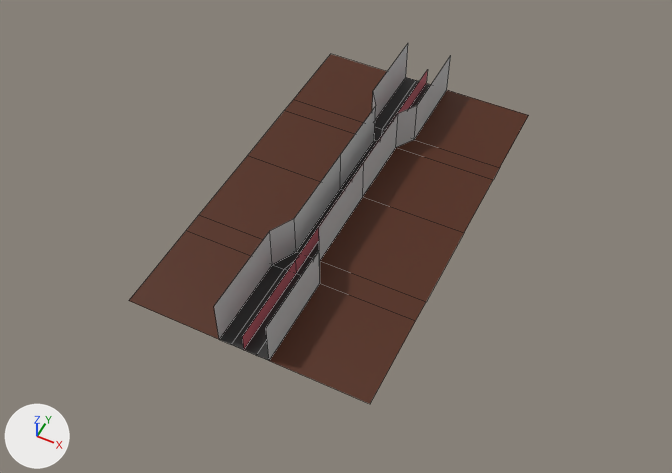
The FBX model Assets/Meshes/Track_C.fbx: old version first, new version second.
One viewpoint serves both versions: a camera (50 mm lens) standing at (0.98, -2.08, 2.34) and looking at (0.02, -0.17, -0.05). Lighting does not change. The marker at lower left points along +X, +Y and +Z. Mesh edges are drawn as thin lines. Where no turn or scale is listed for an object, it has been applied to the vertices.

In view in the first picture: 'AI_C', 'InvisibleWall_C', 'Road_C', 'Sand_C'.
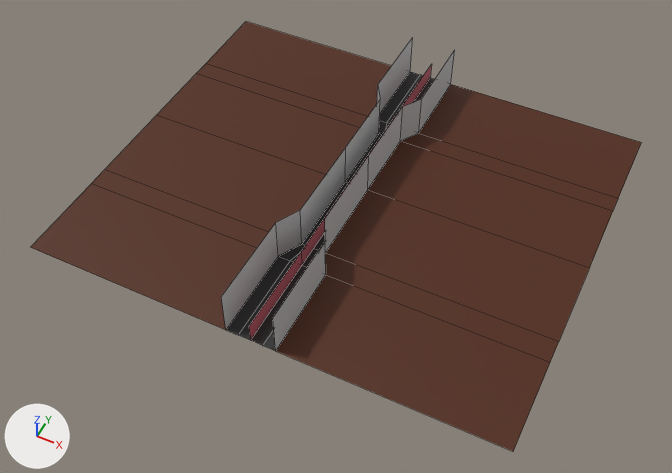
Pixel boxes (x1, y1, x2, y2) of what changed, in the pictures (672 x 473 px; the box of a moved part takes in the faces that stretch with it):
'Sand_C', reshaped, moved (53% wider, 23% taller): before (129, 54, 529, 404); after (31, 22, 642, 451)
'InvisibleWall_C', moved: before (214, 44, 451, 360); after (221, 37, 455, 350)
'Road_C', moved: before (219, 77, 431, 361); after (226, 72, 435, 351)
'AI_C', moved: before (242, 70, 428, 349); after (249, 64, 432, 340)
part 1 of me_mesh_001, moved or reshaped: before (129, 54, 387, 339); after (31, 22, 391, 330)
part 2 of me_mesh_001, moved or reshaped: before (269, 90, 529, 404); after (276, 84, 642, 451)

Edits to the bpy script that builds the scene:
```text
Change me_mesh_001:
    where me_mesh_001.from_pydata(...)  # 28 vertices, 12 faces; spans x -0.423..0.423, y -0.711..0.711, z 0.0
    used by ob_sand_c; location = (0.0, -0.04, 0.0)
    before: 5 (-0.423, -0.376, 0.0) at pixel (185, 230), 6 (-0.423, -0.711, 0.0) at pixel (128, 300), 7 (-0.423, 0.036, 0.0) at pixel (247, 155), 8 (-0.423, 0.389, 0.0) at pixel (293, 99), 9 (-0.423, 0.711, 0.0) at pixel (330, 53)
    before: 10 (-0.423, -0.294, 0.0) at pixel (198, 214), 12 (-0.423, 0.318, 0.0) at pixel (284, 110)
    before: 19 (0.423, -0.711, 0.0) at pixel (370, 404), 20 (0.423, -0.376, 0.0) at pixel (415, 320), 21 (0.423, 0.036, 0.0) at pixel (464, 232), 22 (0.423, 0.389, 0.0) at pixel (499, 167), 23 (0.423, 0.711, 0.0) at pixel (528, 115)
    before: 24 (0.423, -0.294, 0.0) at pixel (426, 302), 26 (0.423, 0.318, 0.0) at pixel (493, 180)
    me_mesh_001 part 1
    add for i in [*range(5, 11), 12]: me_mesh_001.vertices[i].co += Vector((-0.423, 0.0, 0.0))
    me_mesh_001 part 2
    add for i in [*range(19, 25), 26]: me_mesh_001.vertices[i].co += Vector((0.423, 0.0, 0.0))
Change ob_road_c:
    ob_road_c.location: (0.0, -0.04, 0.0) -> (0.0, 0.0, 0.0)
Change ob_sand_c:
    ob_sand_c.location: (0.0, -0.04, 0.0) -> (0.0, 0.0, 0.0)
Change ob_ai_c:
    ob_ai_c.location: (0.0, -0.04, 0.035) -> (0.0, 0.0, 0.035)
Change ob_invisiblewall_c:
    ob_invisiblewall_c.location: (0.0, -0.04, 0.083) -> (0.0, 0.0, 0.083)
```
